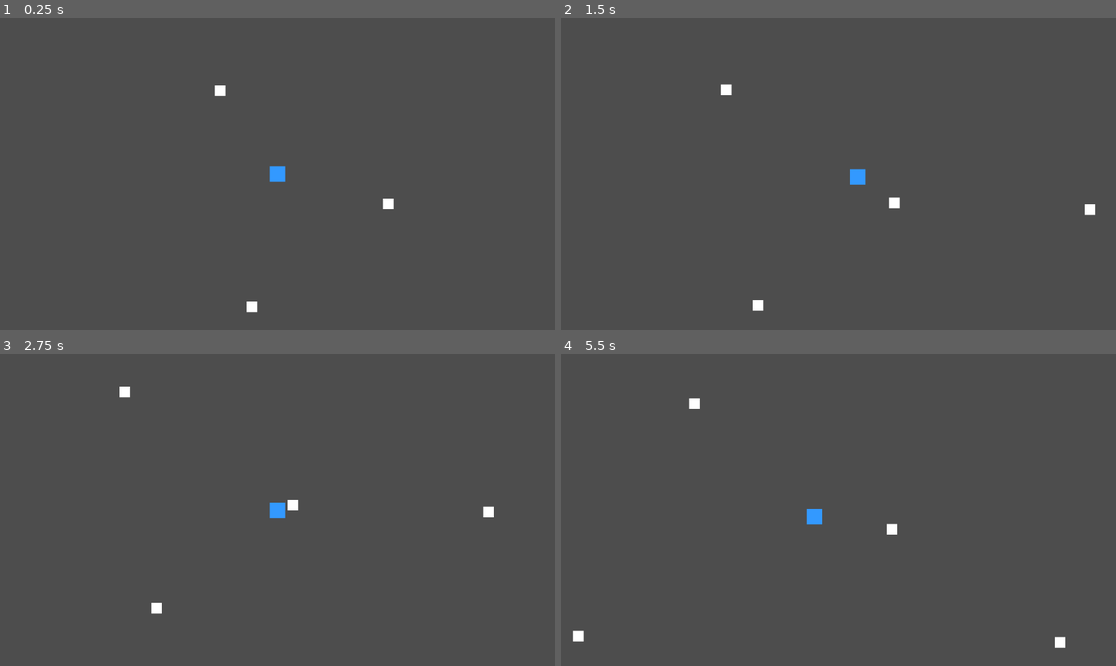
Above: before the commit, frames 1-4 (two rows, left to right).
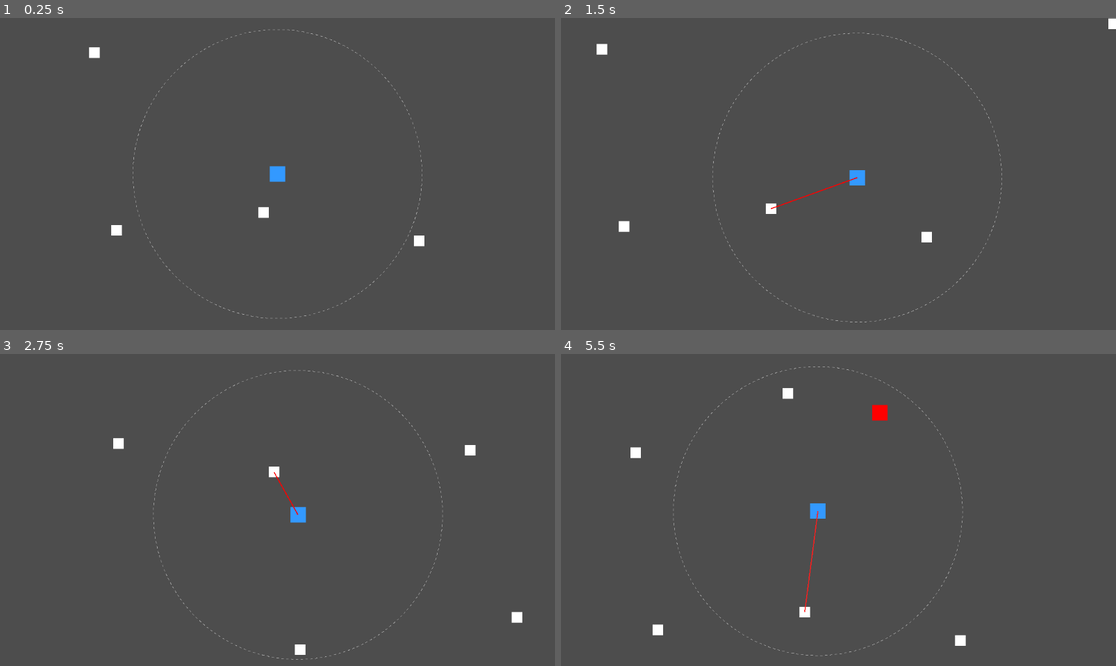
Above: after the commit, the same moments.

Repository: MusTea200/AFKMonsters
Game: Godot game, scene res://Arena.tscn
The game is run twice, just before and just after one commit, with the same random seed, the same clock (stepped at 60 frames per second) and the same inputs.
Inputs (mouse positions are in pixels of both pictures, inside the frame that each line leads up to):
- Up to frame 1 (0.25 s): no input
- Up to frame 2 (1.5 s): tap Enter at 0.5 s; move the mouse to (960, 158) at 0.52 s; hold Right (ui_right) 0.53-1.28 s; click (960, 158) at 0.67 s; tap Space at 0.77 s; move the mouse to (727, 189) at 1.27 s; hold Down (ui_down) from 1.28 s (still down); click (727, 189) at 1.42 s
- Up to frame 3 (2.75 s): tap Space at 1.52 s; move the mouse to (333, 441) at 2.02 s; release Down (ui_down) at 2.03 s; hold Right (ui_right) from 2.03 s (still down); click (333, 441) at 2.17 s
- Up to frame 4 (5.5 s): move the mouse to (810, 572) at 2.77 s; release Right (ui_right) at 2.78 s; hold Up (ui_up) 2.78-3.53 s; click (810, 572) at 2.92 s; tap Space at 3.02, 3.77, 4.52 s; move the mouse to (1005, 556) at 3.52 s; hold Left (ui_left) 3.53-5.03 s; click (1005, 556) at 3.67 s; move the mouse to (672, 463) at 4.27 s; click (672, 463) at 4.42 s; move the mouse to (866, 510) at 5.02 s; hold Down (ui_down) from 5.03 s (still down); click (866, 510) at 5.17 s

The runs differ from the first frame. In frame 1, 0.7% of the frame differs, in the area x 16-77%, y 3-97%; in frame 2, 0.9%; in frame 3, 1.1%; in frame 4, 1.2%, in the area x 2-91%, y 4-97%.

Commit message:
feat: Add infinite map, player UI and auto-aim mechanics
Co-authored-by: MusTea200 <172600404+MusTea200@users.noreply.github.com>

Diff:
--- a/godot_project/Arena.gd
+++ b/godot_project/Arena.gd
@@ -1,42 +1,71 @@
 extends Node2D
 
-@export var arena_size: Vector2 = Vector2(4000, 4000)
-@export var num_nodes: int = 15
 @export var min_distance_between_nodes: float = 600.0
 @export var enemy_spawn_rate: float = 3.0
+@export var spawn_radius: float = 1500.0
+@export var cull_radius: float = 2500.0
+@export var max_nodes_in_world: int = 30
 
 var grapple_node_scene = preload("res://GrappleNode.tscn")
 var enemy_scene = preload("res://Enemy.tscn")
-var spawned_nodes: Array[Vector2] = []
 var spawn_timer: Timer
 
+var player_node: Player
+
 func _ready() -> void:
-	_spawn_nodes()
+	# Find player
+	var scene_nodes = get_children()
+	for n in scene_nodes:
+		if n is Player:
+			player_node = n
+			break
+
 	_setup_enemy_spawner()
+	_initial_node_spawn()
 
-func _spawn_nodes() -> void:
-	var attempts = 0
-	var max_attempts = 1000
+func _process(delta: float) -> void:
+	if not is_instance_valid(player_node):
+		return
 
-	while spawned_nodes.size() < num_nodes and attempts < max_attempts:
-		attempts += 1
-		# Random position within arena bounds (with some padding)
-		var rand_x = randf_range(100, arena_size.x - 100)
-		var rand_y = randf_range(100, arena_size.y - 100)
-		var potential_pos = Vector2(rand_x, rand_y)
+	_cull_distant_objects()
+	_maintain_node_count()
 
-		# Check distance against existing nodes
-		var is_valid = true
-		for existing_pos in spawned_nodes:
-			if potential_pos.distance_to(existing_pos) < min_distance_between_nodes:
+func _initial_node_spawn() -> void:
+	if not is_instance_valid(player_node):
+		return
+
+	var player_pos = player_node.global_position
+	for i in range(max_nodes_in_world):
+		_try_spawn_node_around(player_pos, 0, spawn_radius)
+
+func _maintain_node_count() -> void:
+	if not is_instance_valid(player_node):
+		return
+
+	var current_nodes = 0
+	for child in get_children():
+		if child is GrappleNode:
+			current_nodes += 1
+
+	if current_nodes < max_nodes_in_world:
+		# Spawn new nodes just outside the immediate view, up to spawn_radius
+		_try_spawn_node_around(player_node.global_position, spawn_radius * 0.8, spawn_radius)
+
+func _try_spawn_node_around(center: Vector2, min_rad: float, max_rad: float) -> void:
+	var angle = randf() * 2.0 * PI
+	var dist = randf_range(min_rad, max_rad)
+	var potential_pos = center + Vector2(cos(angle), sin(angle)) * dist
+
+	# Check distance against existing nodes
+	var is_valid = true
+	for child in get_children():
+		if child is GrappleNode:
+			if potential_pos.distance_to(child.global_position) < min_distance_between_nodes:
 				is_valid = false
 				break
 
-		if is_valid:
-			_create_node_instance(potential_pos)
-			spawned_nodes.append(potential_pos)
-
-	print("Spawned ", spawned_nodes.size(), " nodes out of ", num_nodes, " requested.")
+	if is_valid:
+		_create_node_instance(potential_pos)
 
 func _create_node_instance(pos: Vector2) -> void:
 	var node_instance = grapple_node_scene.instantiate() as GrappleNode
@@ -61,27 +90,21 @@
 	add_child(spawn_timer)
 
 func _on_spawn_timer_timeout() -> void:
-	# Spawn enemy at a random edge
-	var edge = randi() % 4
-	var spawn_pos = Vector2.ZERO
+	if not is_instance_valid(player_node):
+		return
 
-	# Small padding to ensure they spawn just outside or on the border
-	var padding = 50.0
-
-	match edge:
-		0: # Top
-			spawn_pos.x = randf_range(0, arena_size.x)
-			spawn_pos.y = -padding
-		1: # Bottom
-			spawn_pos.x = randf_range(0, arena_size.x)
-			spawn_pos.y = arena_size.y + padding
-		2: # Left
-			spawn_pos.x = -padding
-			spawn_pos.y = randf_range(0, arena_size.y)
-		3: # Right
-			spawn_pos.x = arena_size.x + padding
-			spawn_pos.y = randf_range(0, arena_size.y)
+	# Spawn enemy at a random angle at spawn_radius
+	var angle = randf() * 2.0 * PI
+	var spawn_pos = player_node.global_position + Vector2(cos(angle), sin(angle)) * spawn_radius
 
 	var enemy_instance = enemy_scene.instantiate()
 	enemy_instance.global_position = spawn_pos
 	add_child(enemy_instance)
+
+func _cull_distant_objects() -> void:
+	var player_pos = player_node.global_position
+
+	for child in get_children():
+		if child is GrappleNode or child is Enemy or child is Drop:
+			if child.global_position.distance_to(player_pos) > cull_radius:
+				child.queue_free()
--- a/godot_project/Enemy.gd
+++ b/godot_project/Enemy.gd
@@ -16,13 +16,12 @@
 func _ready() -> void:
 	current_health = max_health
 
-	# Attempt to find the user's manually added ProgressBar
-	for child in get_children():
-		if child is ProgressBar:
-			progress_bar = child
-			progress_bar.max_value = max_health
-			progress_bar.value = current_health
-			break
+
+	# Attempt to find the user's manually added ProgressBar named HealthBar
+	progress_bar = find_child("HealthBar", true, false) as ProgressBar
+	if progress_bar:
+		progress_bar.max_value = max_health
+		progress_bar.value = current_health
 
 	var scene_nodes = get_tree().current_scene.get_children()
 	for n in scene_nodes:
@@ -79,7 +78,7 @@
 	scene_root.add_child(label)
 	label.global_position = global_position + Vector2(randf_range(-20, 20), -30)
 
-	var tween = create_tween()
+	var tween = label.create_tween()
 	# Animate position up
 	tween.tween_property(label, "global_position", label.global_position + Vector2(0, -50), 1.0).set_trans(Tween.TRANS_QUART).set_ease(Tween.EASE_OUT)
 	# Animate alpha to fade out at the same time
--- a/godot_project/Player.gd
+++ b/godot_project/Player.gd
@@ -6,6 +6,7 @@
 @export var spring_damping: float = 0.5 # Lower damping for smoother swinging
 @export var slingshot_multiplier: float = 1.0 # Reduced since we rely on actual spring physics now
 @export var max_health: float = 100.0
+@export var grapple_radius: float = 600.0
 
 var current_health: float
 var active_springs: Dictionary = {}
@@ -15,6 +16,12 @@
 var level: int = 1
 var gold: float = 0.0
 var next_level_exp: float = 100.0
+
+var exp_bar: ProgressBar
+var camera: Camera2D
+@export var min_zoom: float = 0.5
+@export var max_zoom: float = 3.0
+@export var zoom_speed: float = 0.1
 
 # Upgrades
 var mass_multiplier: float = 1.0
@@ -30,6 +37,19 @@
 	# Lower linear damp allows for more natural "Spider-Man" style swinging and gliding
 	linear_damp = 1.0
 	lock_rotation = true
+
+	# Find ExpBar and initialize
+	exp_bar = get_tree().current_scene.find_child("ExpBar", true, false) as ProgressBar
+	if is_instance_valid(exp_bar):
+		exp_bar.max_value = next_level_exp
+		exp_bar.value = exp
+
+	# Find Camera2D
+	for child in get_children():
+		if child is Camera2D:
+			camera = child
+			break
+
 
 	var ui_scene = preload("res://LevelUpUI.tscn")
 	if ui_scene:
@@ -53,6 +73,7 @@
 		apply_central_force(input_vector * move_force)
 
 	_update_ropes()
+	queue_redraw()
 
 # Limit the maximum velocity safely through physics integration
 func _integrate_forces(state: PhysicsDirectBodyState2D) -> void:
@@ -60,8 +81,17 @@
 		state.linear_velocity = state.linear_velocity.limit_length(max_speed)
 
 func _unhandled_input(event: InputEvent) -> void:
-	if event is InputEventMouseButton and event.button_index == MOUSE_BUTTON_LEFT and event.pressed:
-		_try_attach_spring(get_global_mouse_position())
+	if event is InputEventMouseButton:
+		if event.button_index == MOUSE_BUTTON_LEFT and event.pressed:
+			_try_attach_spring(get_global_mouse_position())
+		elif event.button_index == MOUSE_BUTTON_WHEEL_UP and event.pressed:
+			if is_instance_valid(camera):
+				var new_zoom = clamp(camera.zoom.x + zoom_speed, min_zoom, max_zoom)
+				camera.zoom = Vector2(new_zoom, new_zoom)
+		elif event.button_index == MOUSE_BUTTON_WHEEL_DOWN and event.pressed:
+			if is_instance_valid(camera):
+				var new_zoom = clamp(camera.zoom.x - zoom_speed, min_zoom, max_zoom)
+				camera.zoom = Vector2(new_zoom, new_zoom)
 
 	if event is InputEventKey and event.keycode == KEY_SPACE and event.pressed:
 		if not event.echo:
@@ -69,23 +99,46 @@
 
 func _try_attach_spring(click_pos: Vector2) -> void:
 	var space_state = get_world_2d().direct_space_state
-	var query = PhysicsPointQueryParameters2D.new()
-	query.position = click_pos
+
+	var query = PhysicsShapeQueryParameters2D.new()
+	var circle_shape = CircleShape2D.new()
+	circle_shape.radius = grapple_radius
+
+	query.shape = circle_shape
+	query.transform = global_transform # Shape centered on player
 	query.collide_with_bodies = true
 
-	var result = space_state.intersect_point(query)
-	for hit in result:
+	var results = space_state.intersect_shape(query)
+
+	var closest_node = null
+	var closest_dist = INF
+
+	for hit in results:
 		var collider = hit["collider"]
-
 		if collider is GrappleNode:
-			var dist = global_position.distance_to(collider.global_position)
-			if dist <= collider.max_rope_length:
-				_create_spring_joint(collider)
-			break
-		elif collider is StaticBody2D or collider is AnimatableBody2D or (collider is RigidBody2D and collider.freeze):
-			_create_spring_joint(collider, 20.0)
-			break
-
+			var dist_to_mouse = collider.global_position.distance_to(click_pos)
+			if dist_to_mouse < closest_dist:
+				closest_dist = dist_to_mouse
+				closest_node = collider
+
+	if closest_node:
+		var dist_to_player = global_position.distance_to(closest_node.global_position)
+		if dist_to_player <= closest_node.max_rope_length:
+			_create_spring_joint(closest_node)
+		else:
+			_create_spring_joint(closest_node) # User requested auto-aim, we can probably attach even if slightly further, or just fallback to generic? Let's attach.
+	else:
+		# Fallback to direct point query for static bodies (walls) if we didn't find any GrappleNodes
+		var pt_query = PhysicsPointQueryParameters2D.new()
+		pt_query.position = click_pos
+		pt_query.collide_with_bodies = true
+
+		var pt_results = space_state.intersect_point(pt_query)
+		for hit in pt_results:
+			var collider = hit["collider"]
+			if collider is StaticBody2D or collider is AnimatableBody2D or (collider is RigidBody2D and collider.freeze):
+				_create_spring_joint(collider, 20.0)
+				break
 func _create_spring_joint(target_body: Node2D, override_stiffness: float = -1.0) -> void:
 	var joint = DampedSpringJoint2D.new()
 	get_tree().current_scene.add_child(joint)
@@ -159,6 +212,8 @@
 # Economy & Stats
 func add_exp(amount: float) -> void:
 	exp += amount
+	if is_instance_valid(exp_bar):
+		exp_bar.value = exp
 	while exp >= next_level_exp:
 		_level_up()
 
@@ -169,6 +224,10 @@
 	exp -= next_level_exp
 	level += 1
 	next_level_exp *= 1.5
+
+	if is_instance_valid(exp_bar):
+		exp_bar.max_value = next_level_exp
+		exp_bar.value = exp
 
 	if is_instance_valid(level_up_ui):
 		level_up_ui.show_upgrades()
@@ -209,3 +268,25 @@
 func bounce_back(dir: Vector2, force: float) -> void:
 	linear_velocity = Vector2.ZERO
 	apply_central_impulse(dir * force)
+
+func _draw() -> void:
+	# Draw dashed circle for grapple radius
+	var points = 64
+	var dash_length = 10.0
+	var space_length = 10.0
+	var current_angle = 0.0
+	var total_circumference = 2.0 * PI * grapple_radius
+	var num_segments = int(total_circumference / (dash_length + space_length))
+	var angle_step = (2.0 * PI) / num_segments
+
+	for i in range(num_segments):
+		var start_angle = current_angle
+		var end_angle = current_angle + (dash_length / total_circumference) * 2.0 * PI
+
+		# Local coords since draw is local
+		var p1 = Vector2(cos(start_angle), sin(start_angle)) * grapple_radius
+		var p2 = Vector2(cos(end_angle), sin(end_angle)) * grapple_radius
+
+		draw_line(p1, p2, Color(1, 1, 1, 0.5), 2.0)
+
+		current_angle += angle_step
